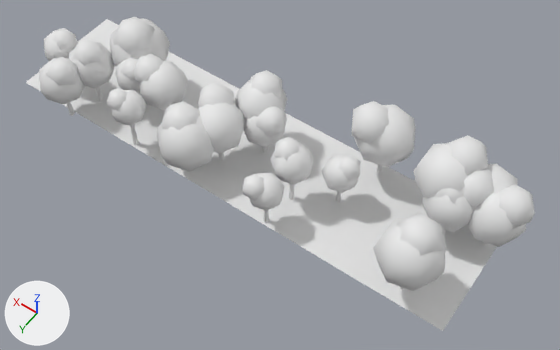
The OBJ model public/world/tile_-2_3.obj as it was, and as the next commit left it.
Both versions are drawn from a camera (50 mm lens) standing at (-135.5, -151.4, 79.7) and looking at (-102.1, -198.2, 6.3). The axes (+X, +Y, +Z) are drawn at lower left. The lights are the same throughout. The first picture is the older version. Where no turn or scale is listed for an object, it has been applied to the vertices. Vertices at exactly the same position are counted once.

The first picture shows 'Tile_-2_3'.
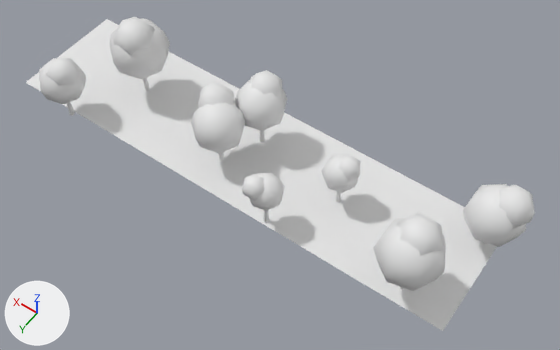
Boxes [x1, y1, x2, y2] around the edits, measured in the pictures (560 x 350 px):
part 1 of me_tile__2_3, deleted: before [44, 28, 518, 234]

The edits, one by one:
me_tile__2_3 is used by ob_tile__2_3; location (0.0, 0.0, 0.0).
me_tile__2_3 had 2685 vertices, 4968 faces and spanned x -129.8..-63.5, y -211.1..-189.3, z 3.6..16.5.
me_tile__2_3 now has 1737 vertices, 3216 faces and spans x -129.8..-63.5, y -208.9..-189.3, z 3.6..16.4.
me_tile__2_3 part 1: 36 loose pieces with 948 vertices, spanning x -128.0..-66.5, y -211.1..-190.3, z 3.6..16.5, are deleted.
